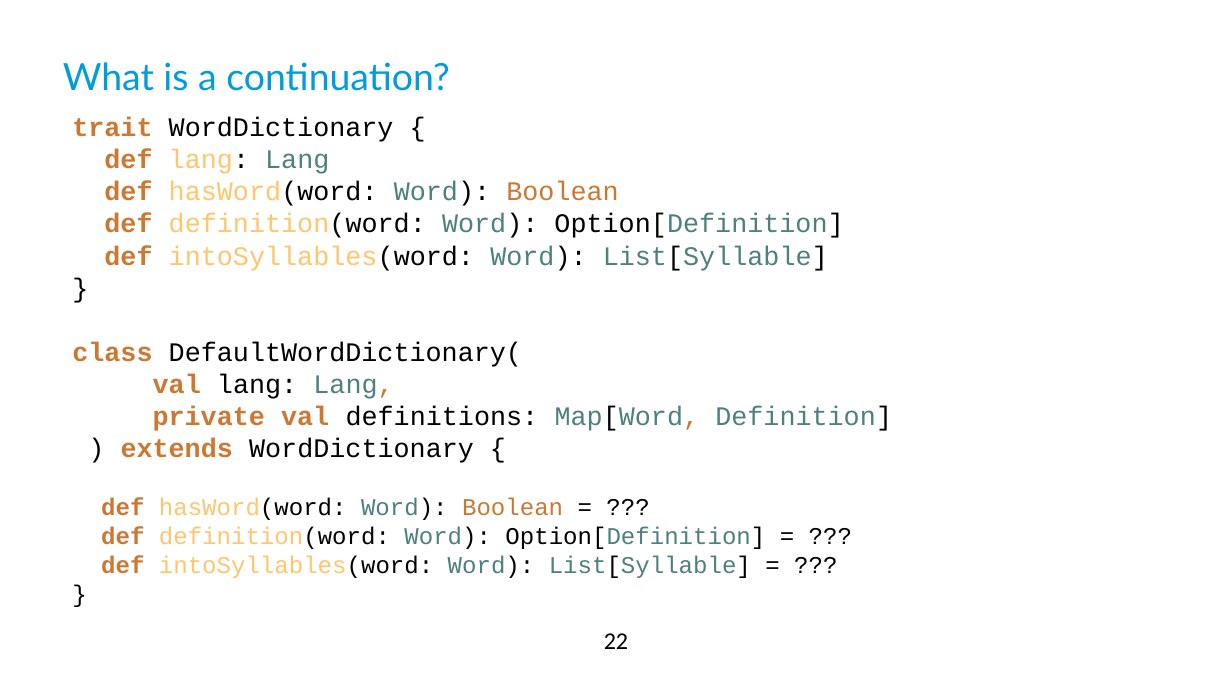
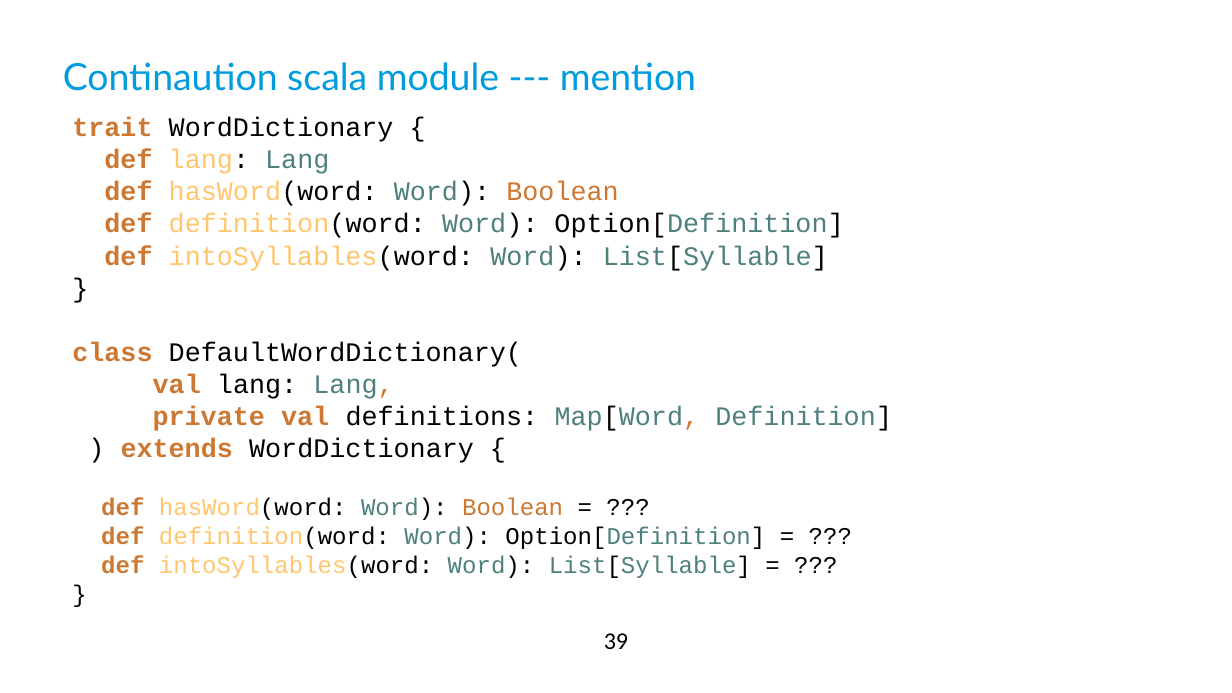
Before and after one commit to qqupp/continuations-playground, a slide deck: slide 39 of docs/diy-continuations.pptx (slide 22 before the commit). Drawn at 1232x693 pixels with LibreOffice and Linux fonts; fonts in the diff are those of the drawing; background and template pictures are left out. Boxes give left, top, right and bottom in pixels: in the first picture for what was removed or moved away, otherwise in the second. Text is boxed around its words. In the diff, an @@ line names an element or a change of style, - is before the commit and + after.

```diff
--- a/docs/diy-continuations.pptx
+++ b/docs/diy-continuations.pptx
@@ title at [63,62,696,91]: text changed @@
-What is a continuation?
+Continaution scala module --- mention
@@ page number at [604,633,628,649]: text changed @@
-22
+39
```
Also in this commit, not shown: 2 other slides changed, 18 slides added, 1 slide removed, 2 other files.
